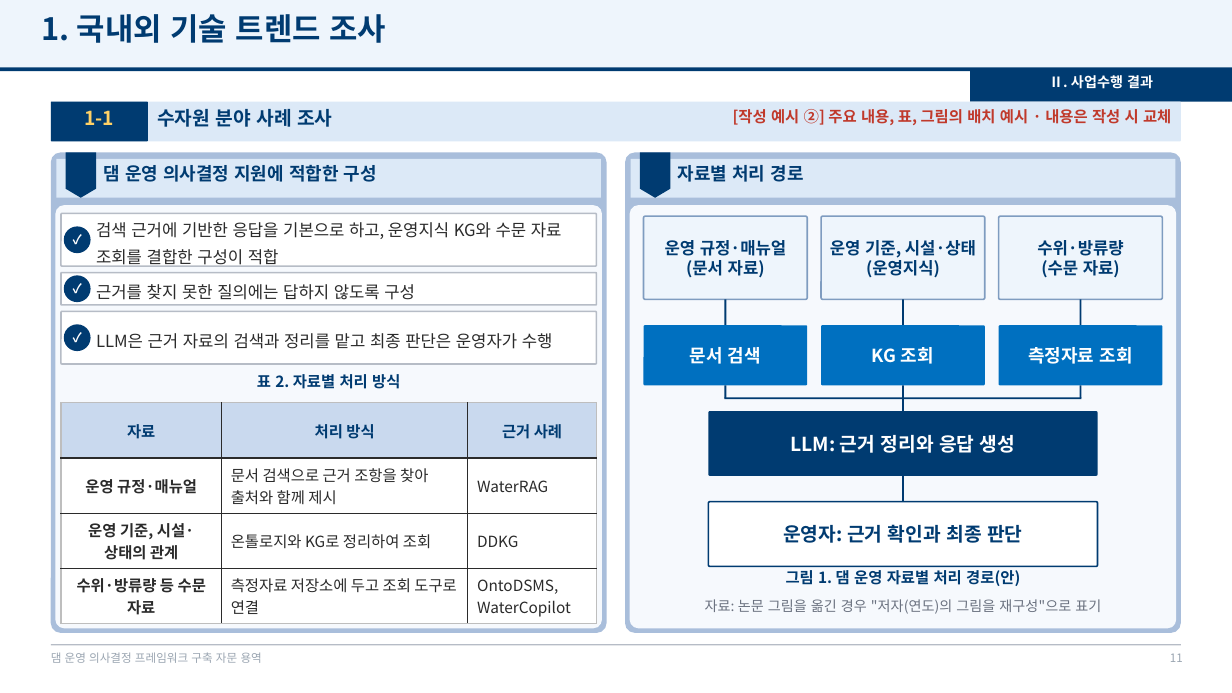
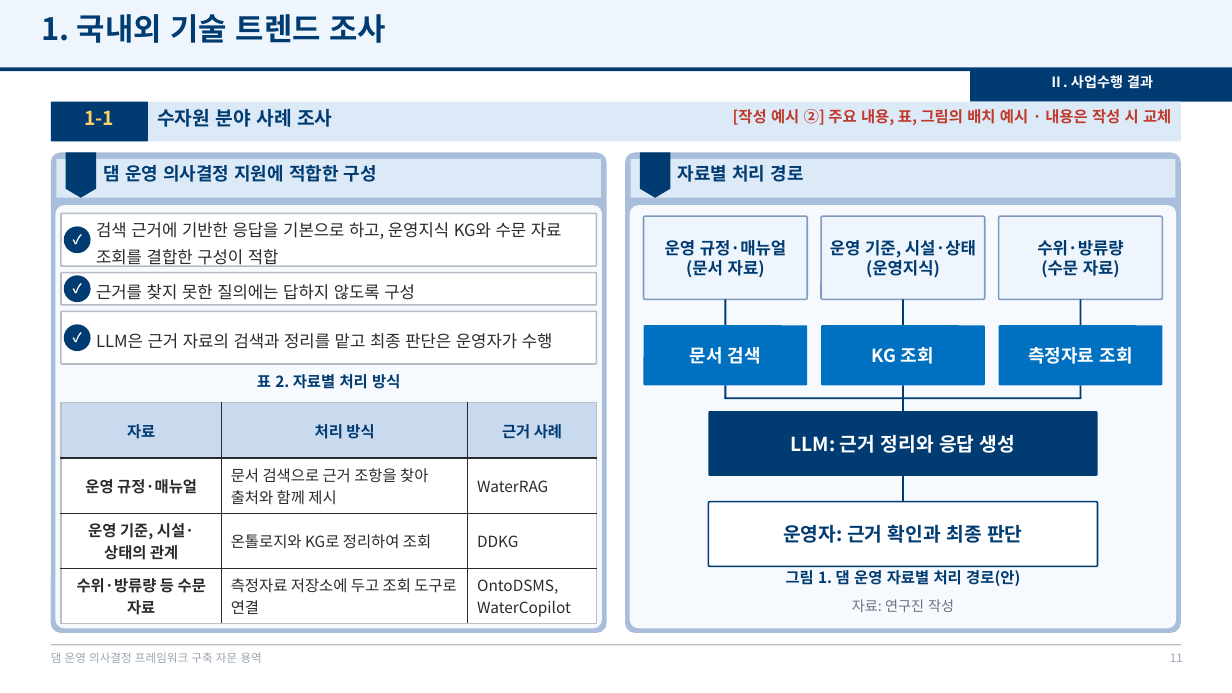
Before and after one commit to mkm1119/KGRAG-LLM, a slide deck: slide 11 of project_khnp/2026.12.09_최종보고회_발표자료_템플릿.pptx. Drawn at 1232x693 pixels with LibreOffice and Linux fonts; fonts in the diff are those of the drawing; background and template pictures are left out. Boxes give left, top, right and bottom in pixels: in the first picture for what was removed or moved away, otherwise in the second. Text is boxed around its words. In the diff, an @@ line names an element or a change of style, - is before the commit and + after.

```diff
--- a/project_khnp/2026.12.09_최종보고회_발표자료_템플릿.pptx
+++ b/project_khnp/2026.12.09_최종보고회_발표자료_템플릿.pptx
@@ text at <box>852,599,954,612</box>: text changed @@
-자료: 논문 그림을 옮긴 경우 "저자(연도)의 그림을 재구성"으로 표기
+자료: 연구진 작성
```
Also in this commit, not shown: 1 other slide changed, 1 other file.
